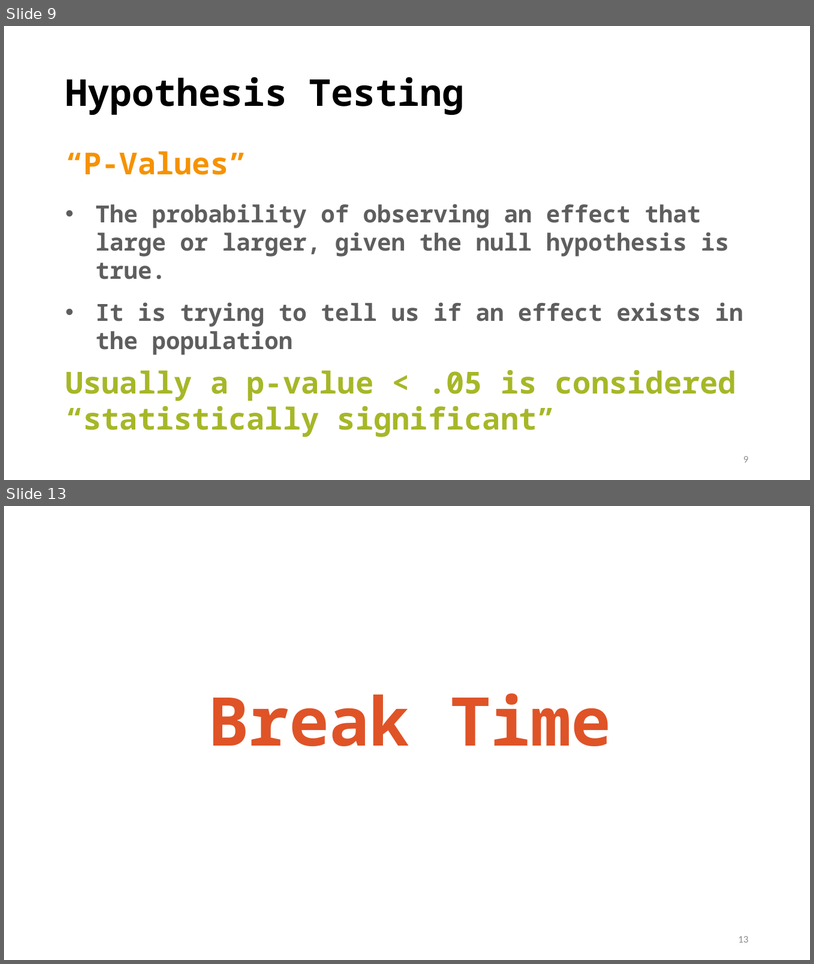
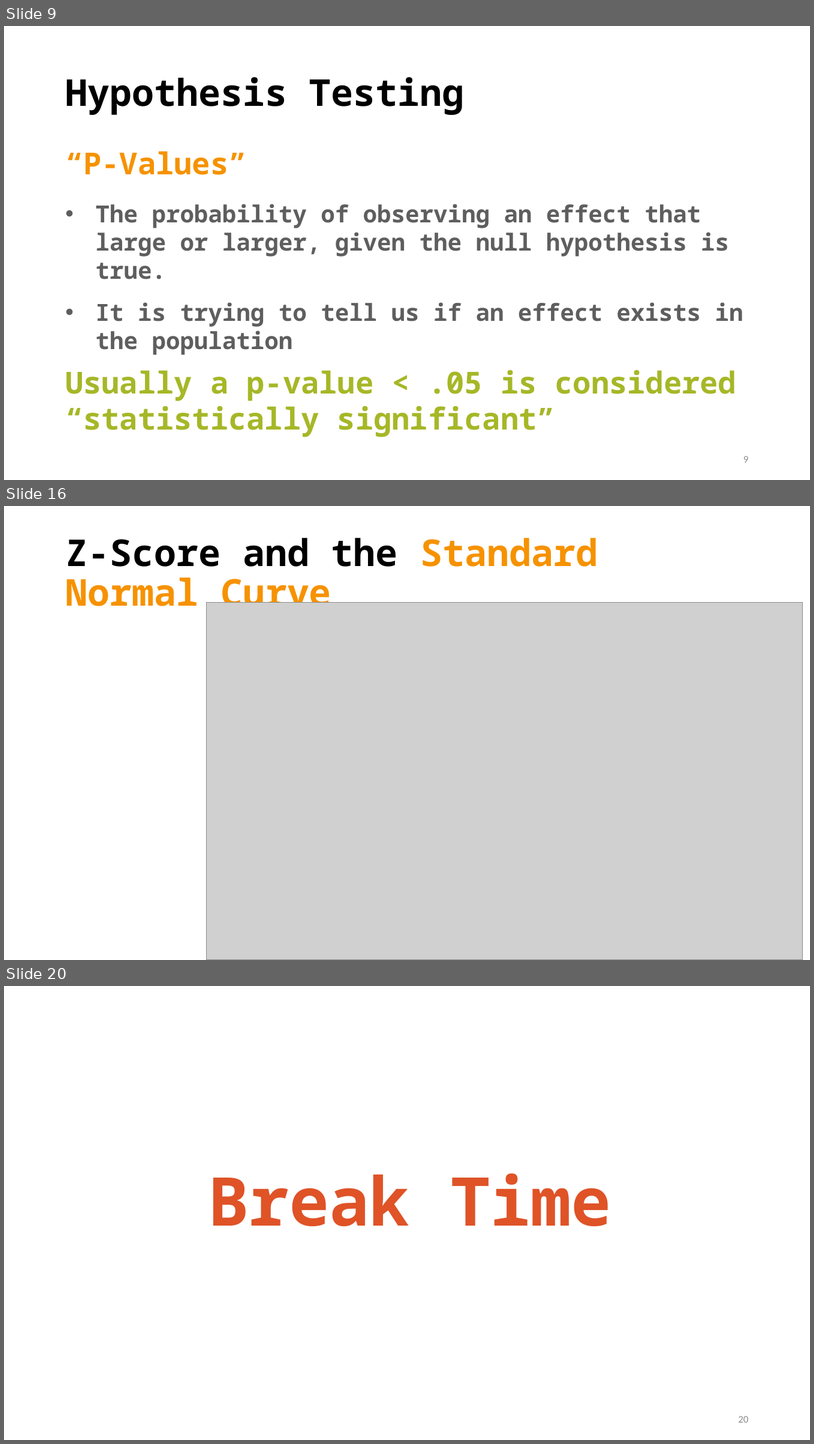
Before and after one commit to TysonStanley/EDU-6050, a slide deck: Slides/04_EDUC_6050_2018.pptx. Shown one above the other, each under a label of ours: slides 9 and 13 before the commit, slides 9, 16 and 20 after it; the slides between them are not shown. The pictures are 814x964 and 814x1444 pixels, drawn with LibreOffice and Linux fonts; fonts in the diff are those of the drawing; grey boxes stand for pictures. Boxes give left, top, right and bottom in pixels: in the first picture for what was removed or moved away, otherwise in the second. Text is boxed around its words. In the diff, an @@ line names an element or a change of style, - is before the commit and + after.

```diff
--- a/Slides/04_EDUC_6050_2018.pptx
+++ b/Slides/04_EDUC_6050_2018.pptx
@@ slide 16 added at box(4, 506, 810, 960), background #FFFFFF @@
@@ title added at box(65, 538, 598, 616), 44 pt, text #F69200, bold @@
+Z-Score and the Standard Normal Curve
@@ picture added at box(207, 602, 803, 960) @@
@@ what was slide 13 is now slide 20 @@
@@ page number at box(738, 1416, 749, 1422): text changed @@
-13
+20
```
Also in this commit, not shown: 4 slides changed, 19 other slides added, 1 slide removed, 1 other file.
